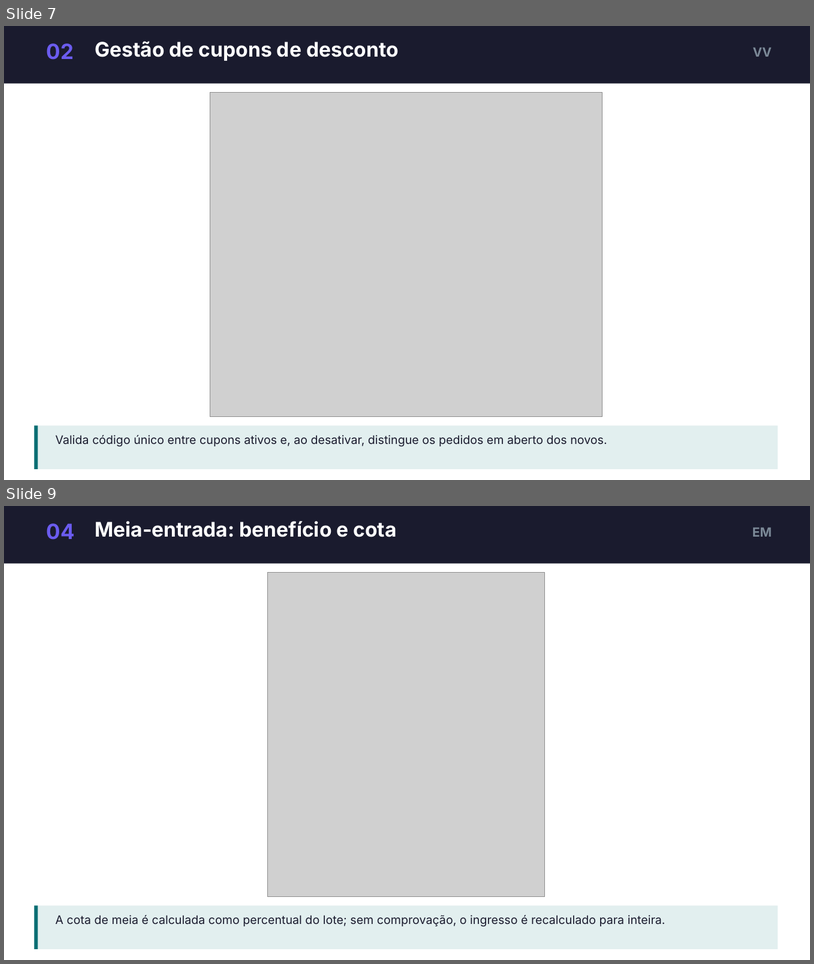
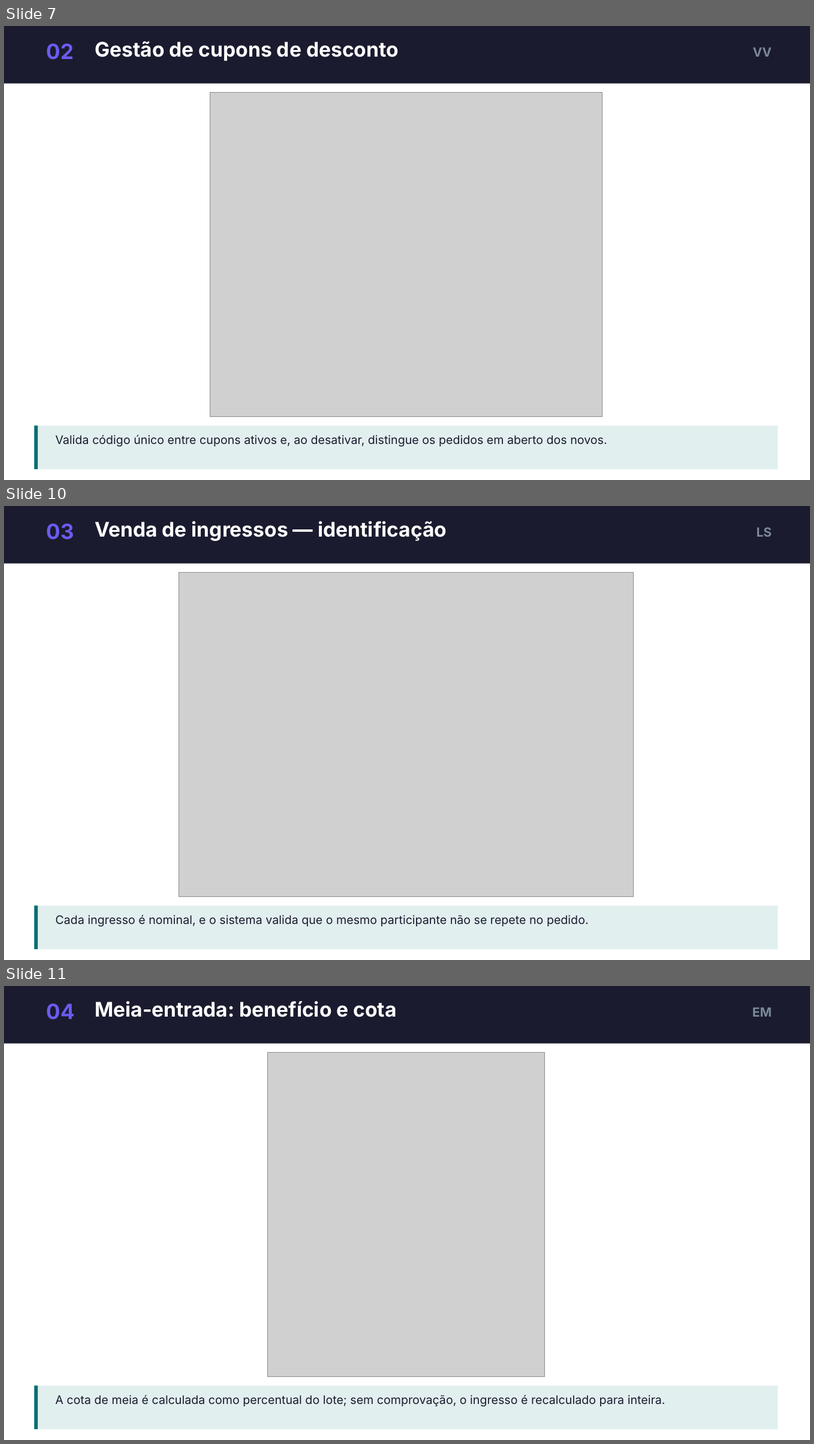
Before and after one commit to dudumalheiros/BilhetePass, a slide deck: docs/slides/BilhetePass-apresentacao.pptx. Shown one above the other, each under a label of ours: slides 7 and 9 before the commit, slides 7, 10 and 11 after it; the slides between them are not shown. The pictures are 814x964 and 814x1444 pixels, drawn with LibreOffice and Linux fonts; fonts in the diff are those of the drawing; grey boxes stand for pictures. Boxes give left, top, right and bottom in pixels: in the first picture for what was removed or moved away, otherwise in the second. Text is boxed around its words. In the diff, an @@ line names an element or a change of style, - is before the commit and + after.

```diff
--- a/docs/slides/BilhetePass-apresentacao.pptx
+++ b/docs/slides/BilhetePass-apresentacao.pptx
@@ slide 10 added at bbox=[4, 506, 810, 960], background #FFFFFF @@
@@ rectangle added at bbox=[4, 506, 810, 564], fill #1A1B2E @@
@@ text added at bbox=[47, 523, 74, 540], 25 pt, text #6B5CF0, bold @@
+03
@@ text added at bbox=[95, 521, 447, 541], 24 pt, text #FFFFFF, bold @@
+Venda de ingressos — identificação
@@ text added at bbox=[757, 527, 773, 537], 15 pt, text #7B8997, bold @@
+LS
@@ picture added at bbox=[179, 573, 634, 896] @@
@@ rectangle added at bbox=[34, 905, 779, 949], fill #E2EFEF @@
@@ rectangle added at bbox=[34, 905, 38, 949], fill #0B6E73 @@
@@ text added at bbox=[56, 915, 589, 927], 14 pt, text #1A1B2E @@
+Cada ingresso é nominal, e o sistema valida que o mesmo participante não se repete no pedido.
@@ what was slide 9 is now slide 11 @@
```
Also in this commit, not shown: 2 slides changed, 3 other slides added.
